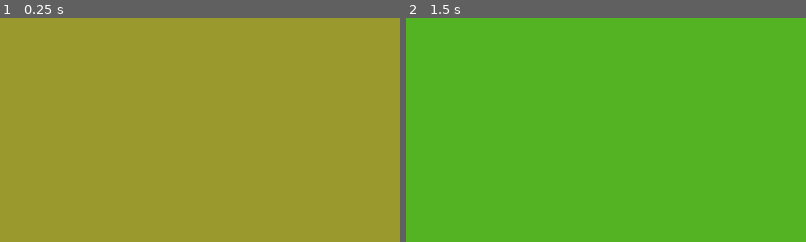
Above: before the commit, frames 1-2 (left to right).
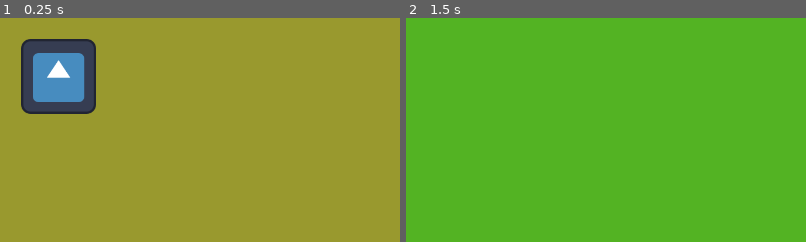
Above: after the commit, the same moments.

Repository: hanse237/SpartahackX-LER
Game: Godot game, scene res://main.tscn
Two runs of this game, one before a commit and one after it. Both use one fixed random seed, a clock stepped at 60 frames per second and the inputs below.
Inputs (mouse positions are % of the whole screen's width and height, from its top left):
- Up to frame 1 (0.25 s): no input
- Up to frame 2 (1.5 s): click (7, 87) at 0.5 s; click (57, 93) at 1.25 s
The pictures show only the part of the screen within x 0-50%, y 0-50%; the shares and areas given below are measured in that part.

The runs differ from the first frame. In frame 1, 6.2% of the frame differs, in the area x 5-24%, y 9-43%; in frame 2, nothing differs.

Commit message:
Image support for clickables

Diff:
--- a/spartahack-ler/clickable.gd
+++ b/spartahack-ler/clickable.gd
@@ -1,13 +1,16 @@
 extends Node2D
+@export var message = ""
+@export var active = false
+@export var imagePath = ""
 var mouse_in = false
-var message
-var action
-var image
 signal clicked
 
 # Called when the node enters the scene tree for the first time.
 func _ready() -> void:
-	pass # Replace with function body.
+	if imagePath != "":
+		$Area2D/Sprite2D.texture = load(imagePath)
+		$Area2D/CollisionShape2D.shape.set_size(Vector2($Area2D/Sprite2D.texture.get_width(),
+														$Area2D/Sprite2D.texture.get_height()))
 
 
 # Called every frame. 'delta' is the elapsed time since the previous frame.
@@ -25,4 +28,4 @@
 
 func _on_area_2d_input_event(viewport: Node, event: InputEvent, shape_idx: int) -> void:
 	if Input.is_action_pressed("LeftClick") and mouse_in == true:
-		emit_signal("clicked", message)
+		emit_signal("clicked", message, active)
--- a/spartahack-ler/clickable.tscn
+++ b/spartahack-ler/clickable.tscn
@@ -1,11 +1,9 @@
-[gd_scene load_steps=4 format=3 uid="uid://bt6f74qds3qxt"]
+[gd_scene load_steps=3 format=3 uid="uid://bt6f74qds3qxt"]
 
 [ext_resource type="Script" path="res://clickable.gd" id="1_xfsq3"]
 
 [sub_resource type="RectangleShape2D" id="RectangleShape2D_2t418"]
 size = Vector2(1, 1)
-
-[sub_resource type="ImageTexture" id="ImageTexture_5vhef"]
 
 [node name="Node2D" type="Node2D"]
 script = ExtResource("1_xfsq3")
@@ -16,7 +14,6 @@
 shape = SubResource("RectangleShape2D_2t418")
 
 [node name="Sprite2D" type="Sprite2D" parent="Area2D"]
-texture = SubResource("ImageTexture_5vhef")
 
 [connection signal="input_event" from="Area2D" to="." method="_on_area_2d_input_event"]
 [connection signal="mouse_entered" from="Area2D" to="." method="_on_area_2d_mouse_entered"]
--- a/spartahack-ler/main.gd
+++ b/spartahack-ler/main.gd
@@ -19,5 +19,6 @@
 	$Label.text += 'a'
 
 
-func _on_clicked(message) -> void:
-	$Label.text = message
+func _on_clicked(message, action) -> void:
+	if not action:
+		$Label.text = message
--- a/spartahack-ler/main.tscn
+++ b/spartahack-ler/main.tscn
@@ -30,7 +30,8 @@
 
 [node name="Node2D" parent="PanelContainer/Panel2" instance=ExtResource("2_y4qq2")]
 position = Vector2(100, 100)
-scale = Vector2(200, 200)
+message = "test"
+imagePath = "res://icon.svg"
 
 [node name="Panel" type="Panel" parent="PanelContainer"]
 visible = false
